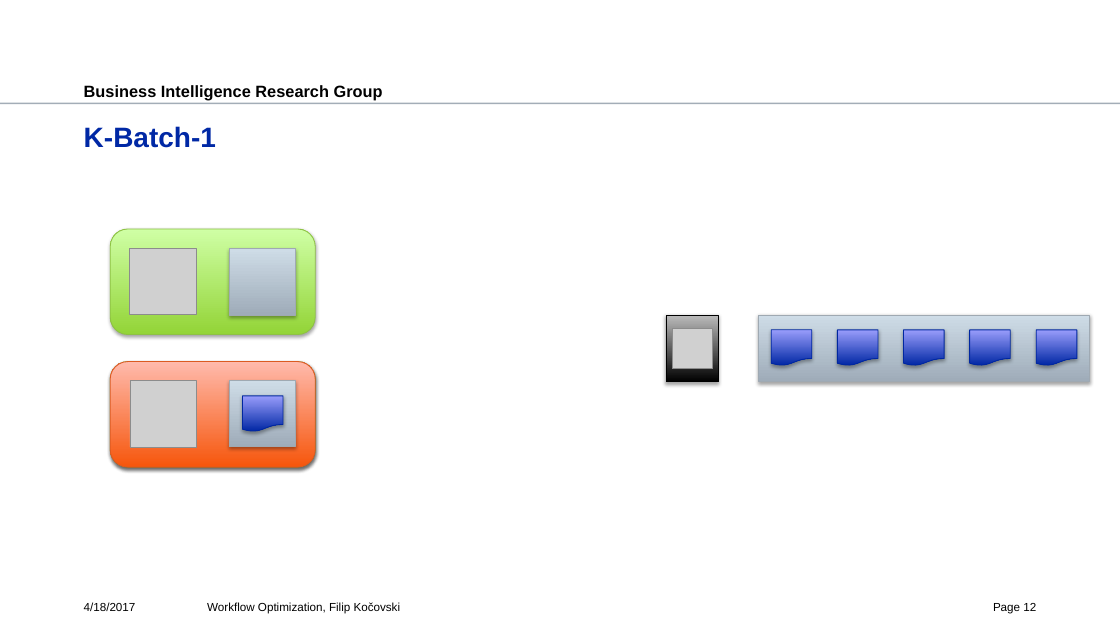
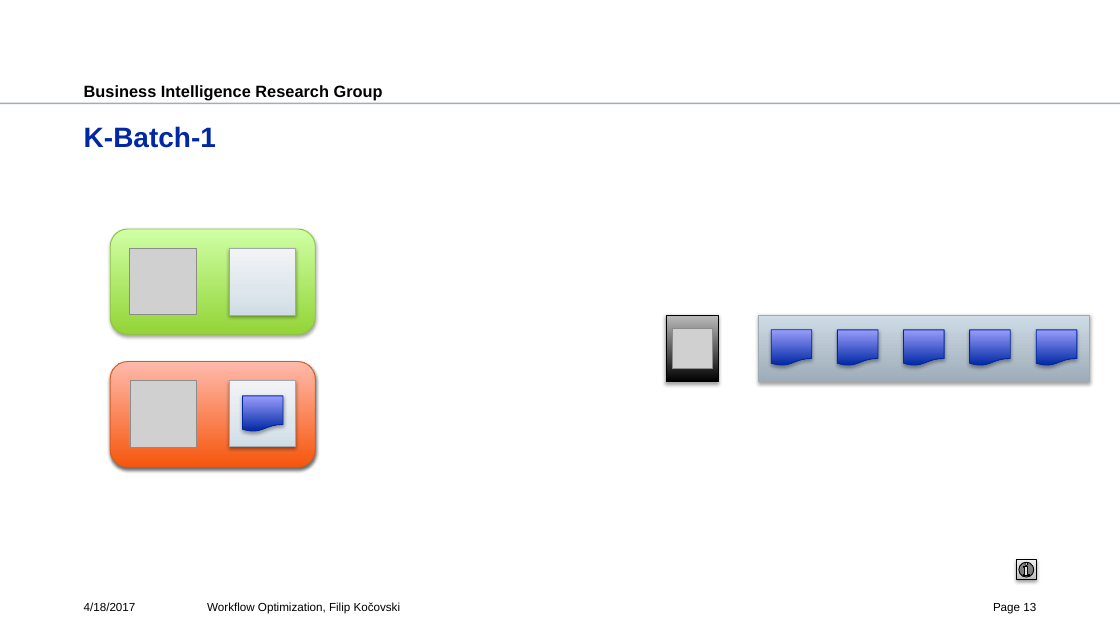
Before and after one commit to fkocovski/mt_presentation, a slide deck: slide 13 of Workflow Optimization.pptx (slide 12 before the commit). Drawn at 1120x630 pixels with LibreOffice and Linux fonts; fonts in the diff are those of the drawing; grey boxes stand for pictures; background and template pictures are left out. Boxes give left, top, right and bottom in pixels: in the first picture for what was removed or moved away, otherwise in the second. Text is boxed around its words. In the diff, an @@ line names an element or a change of style, - is before the commit and + after.

```diff
--- a/Workflow Optimization.pptx
+++ b/Workflow Optimization.pptx
@@ rectangle at bbox=[229, 249, 296, 315]: fill gradient #A0ADBA to #CEDBE8 to gradient #D0DBE6 to #DDE5ED to #F2F5F8; shadow changed @@
@@ rectangle at bbox=[229, 381, 296, 447]: fill gradient #A0ADBA to #CEDBE8 to gradient #D0DBE6 to #DDE5ED to #F2F5F8; shadow changed @@
@@ action button information added at bbox=[1017, 560, 1037, 580], fill gradient #BDBDBD to #D1D1D1 to #EEEEEE, outline #000000 0.75 pt @@
```
Also in this commit, not shown: 7 other slides changed, 2 slides added.
